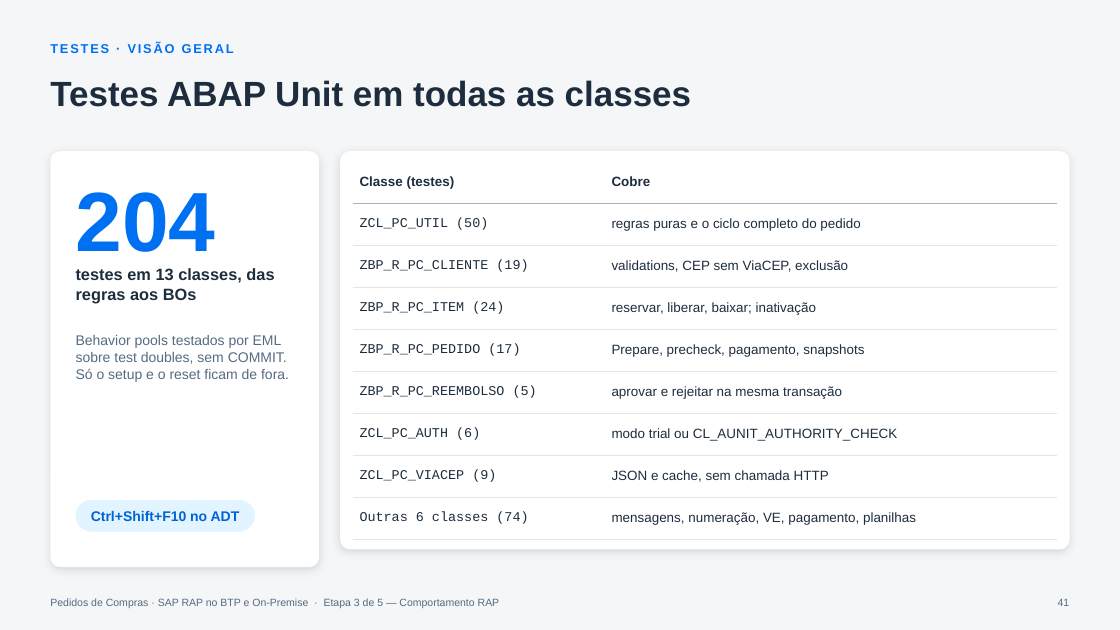
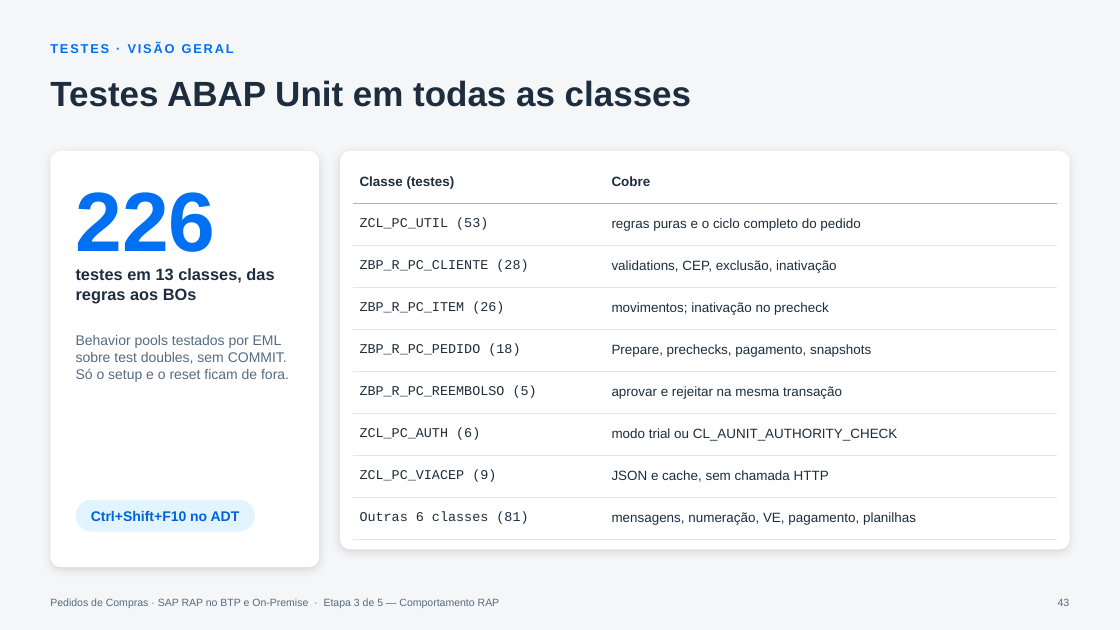
Before and after one commit to AdrianoBispo/sap-abap-rap-pedidos-de-compras-app, a slide deck: slide 43 of docs/apresentacoes/03-comportamento-rap.pptx (slide 41 before the commit). Drawn at 1120x630 pixels with LibreOffice and Linux fonts; fonts in the diff are those of the drawing. Boxes give left, top, right and bottom in pixels: in the first picture for what was removed or moved away, otherwise in the second. Text is boxed around its words. In the diff, an @@ line names an element or a change of style, - is before the commit and + after.

```diff
--- a/docs/apresentacoes/03-comportamento-rap.pptx
+++ b/docs/apresentacoes/03-comportamento-rap.pptx
@@ table at [353, 161, 1057, 529] @@
-row 2, column 1: ZCL_PC_UTIL (50)
+row 2, column 1: ZCL_PC_UTIL (53)
-row 3, column 1: ZBP_R_PC_CLIENTE (19)
+row 3, column 1: ZBP_R_PC_CLIENTE (28)
-row 3, column 2: validations, CEP sem ViaCEP, exclusão
+row 3, column 2: validations, CEP, exclusão, inativação
-row 4, column 1: ZBP_R_PC_ITEM (24)
+row 4, column 1: ZBP_R_PC_ITEM (26)
-row 4, column 2: reservar, liberar, baixar; inativação
+row 4, column 2: movimentos; inativação no precheck
-row 5, column 1: ZBP_R_PC_PEDIDO (17)
+row 5, column 1: ZBP_R_PC_PEDIDO (18)
-row 5, column 2: Prepare, precheck, pagamento, snapshots
+row 5, column 2: Prepare, prechecks, pagamento, snapshots
-row 9, column 1: Outras 6 classes (74)
+row 9, column 1: Outras 6 classes (81)
@@ text at [76, 192, 216, 252]: text changed @@
-204
+226
@@ page number at [1058, 598, 1070, 606]: text changed @@
-41
+43
```
Also in this commit, not shown: 10 other slides changed, 3 slides added.
